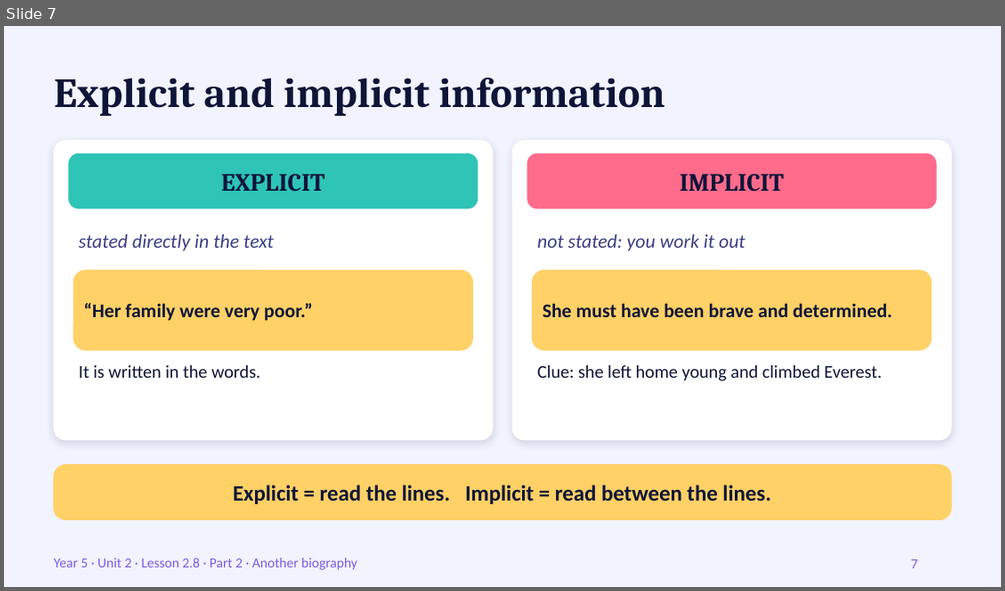
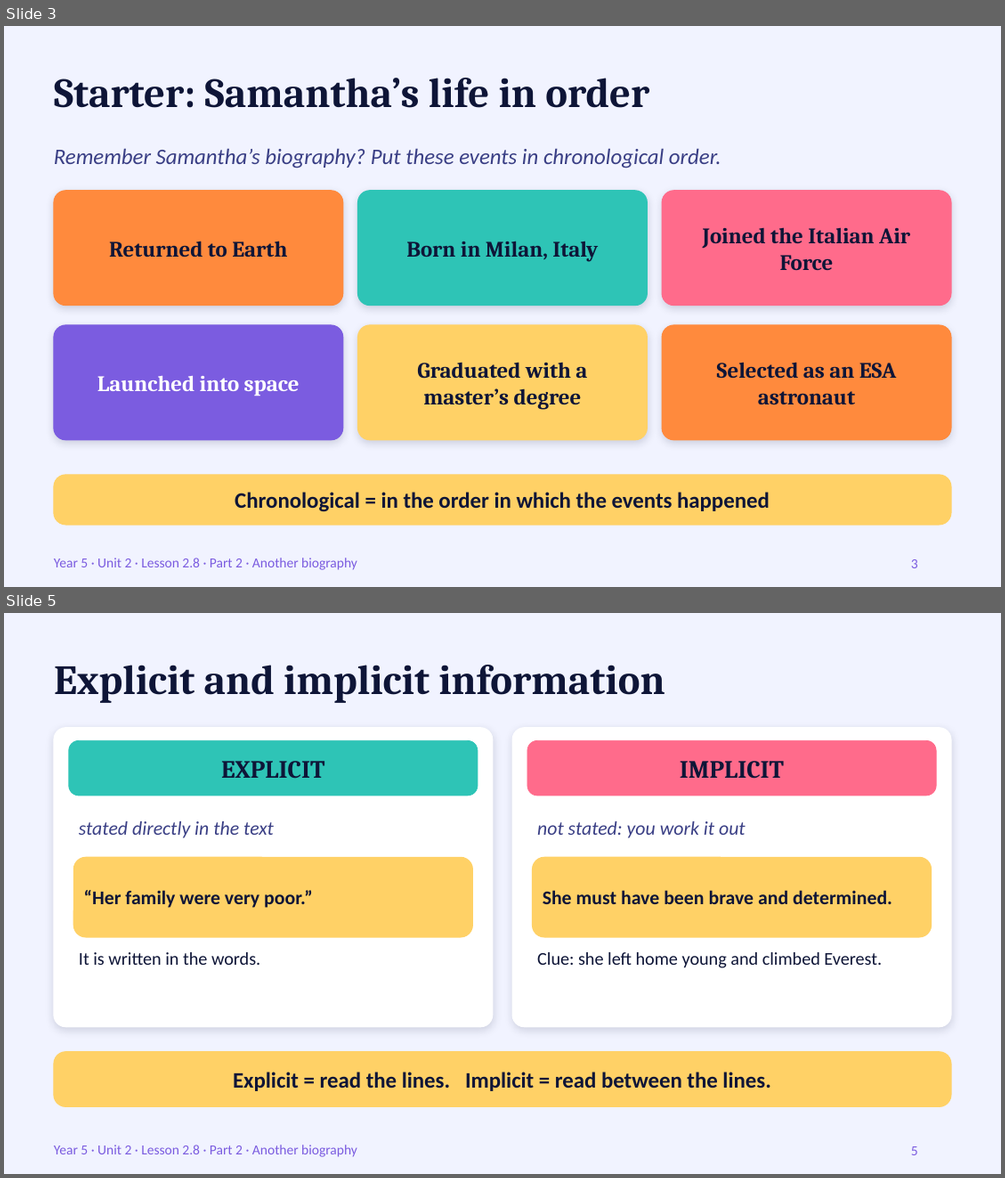
Before and after one commit to cobraarsgb6-hub/primary-exam-system, a slide deck: resources/coligo/Ali/English 105/Unit2_Lesson2.8_Part2_Another_Biography.pptx. Shown one above the other, each under a label of ours: slide 7 before the commit, slides 3 and 5 after it; the slides between them are not shown. The pictures are 1005x591 and 1005x1178 pixels, drawn with LibreOffice and Linux fonts; fonts in the diff are those of the drawing. Boxes give left, top, right and bottom in pixels: in the first picture for what was removed or moved away, otherwise in the second. Text is boxed around its words. In the diff, an @@ line names an element or a change of style, - is before the commit and + after.

```diff
--- a/resources/coligo/Ali/English 105/Unit2_Lesson2.8_Part2_Another_Biography.pptx
+++ b/resources/coligo/Ali/English 105/Unit2_Lesson2.8_Part2_Another_Biography.pptx
@@ slide 3 added at [4, 26, 1001, 587], background #FFFFFF; not listed: 2 template elements that a slide beside it also shows @@
@@ title added at [54, 78, 649, 108], 30 pt, text #0E1537, bold @@
+Starter: Samantha’s life in order
@@ text added at [54, 148, 721, 168], 16 pt, text #3A3F85, italic @@
+Remember Samantha’s biography? Put these events in chronological order.
@@ rounded rectangle added at [54, 191, 343, 305], fill #FF8A3D, outline #FF8A3D 0.75 pt @@
@@ rounded rectangle added at [358, 191, 647, 305], fill #2EC4B6, outline #2EC4B6 0.75 pt @@
@@ rounded rectangle added at [662, 191, 951, 305], fill #FF6B8B, outline #FF6B8B 0.75 pt @@
@@ text added at [703, 227, 910, 270], 16 pt, text #0E1537, bold @@
+Joined the Italian Air Force
@@ text added at [109, 240, 287, 257], 16 pt, text #0E1537, bold @@
+Returned to Earth
@@ text added at [406, 240, 598, 261], 16 pt, text #0E1537, bold @@
+Born in Milan, Italy
@@ rounded rectangle added at [54, 325, 343, 440], fill #7B5CE0, outline #7B5CE0 0.75 pt @@
@@ rounded rectangle added at [358, 325, 647, 440], fill #FFD166, outline #FFD166 0.75 pt @@
@@ rounded rectangle added at [662, 325, 951, 440], fill #FF8A3D, outline #FF8A3D 0.75 pt @@
@@ text added at [417, 362, 587, 409], 16 pt, text #0E1537, bold @@
+Graduated with a master’s degree
@@ text added at [717, 362, 896, 405], 16 pt, text #0E1537, bold @@
+Selected as an ESA astronaut
@@ text added at [97, 375, 299, 395], 16 pt, text #FFFFFF, bold @@
+Launched into space
@@ rounded rectangle added at [54, 475, 951, 524], fill #FFD166, outline #FFD166 0.75 pt @@
@@ text added at [235, 491, 769, 512], 16 pt, text #0E1537, bold @@
+Chronological = in the order in which the events happened
@@ page number added at [911, 559, 918, 568], 10 pt, text #7B5CE0 @@
+3
@@ what was slide 7 is now slide 5 @@
@@ page number at [911, 1146, 918, 1155]: text changed @@
-7
+5
```
Also in this commit, not shown: 6 slides changed, 1 other slide added, 7 slides removed, 7 other files.
